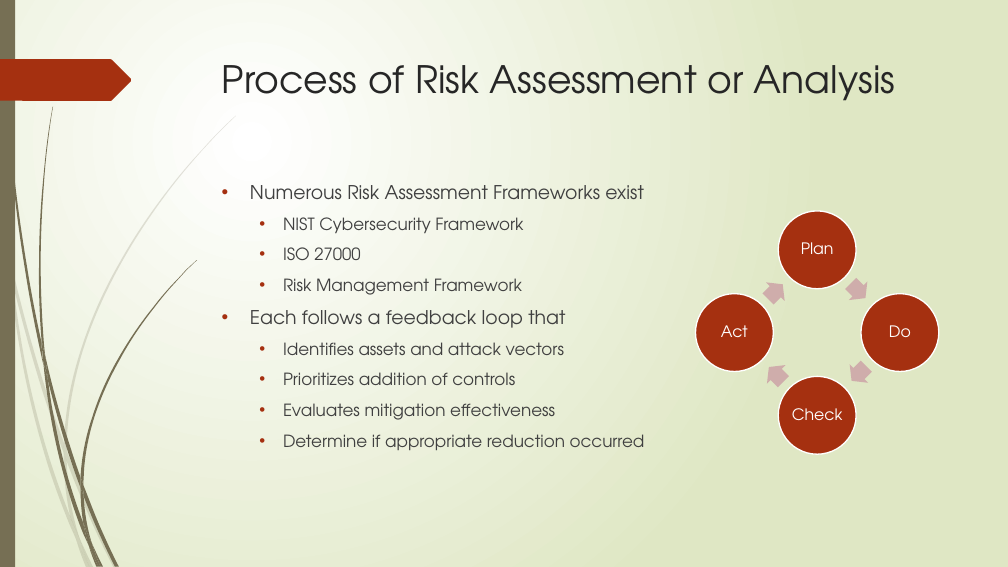
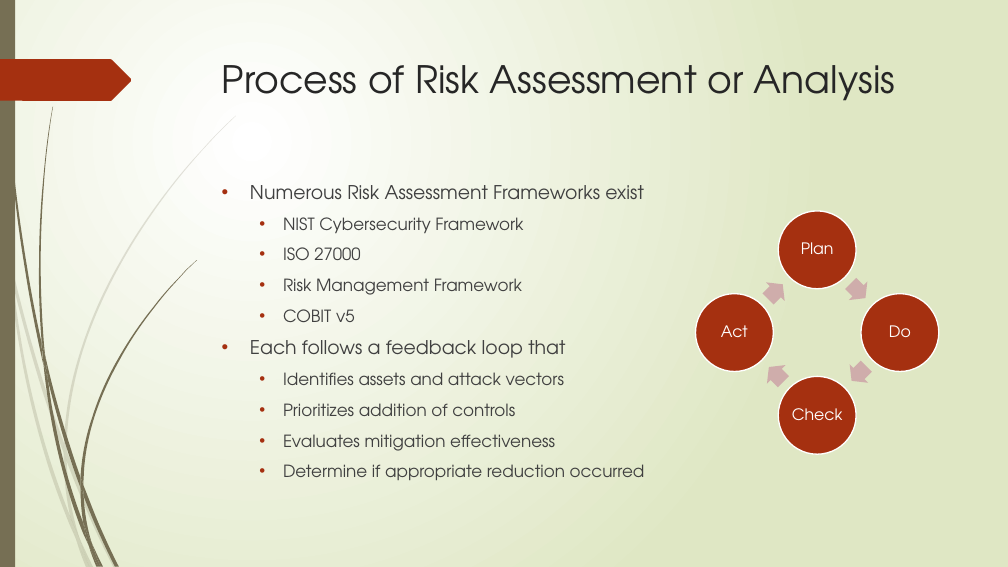
Before and after one commit to dr-natetorious/TIM-7030-Managing_Risks_and_Privacy, a slide deck: slide 5 of Week2_RiskManagement/BachmeierNTIM7030-2.pptx. Drawn at 1008x567 pixels with LibreOffice and Linux fonts; fonts in the diff are those of the drawing. Boxes give left, top, right and bottom in pixels: in the first picture for what was removed or moved away, otherwise in the second. Text is boxed around its words. In the diff, an @@ line names an element or a change of style, - is before the commit and + after.

```diff
--- a/Week2_RiskManagement/BachmeierNTIM7030-2.pptx
+++ b/Week2_RiskManagement/BachmeierNTIM7030-2.pptx
@@ text at (x1=283, y1=309, x2=355, y2=322): paragraph added @@
+  • COBIT v5
```
Also in this commit, not shown: 7 other slides changed, 2 other files.
